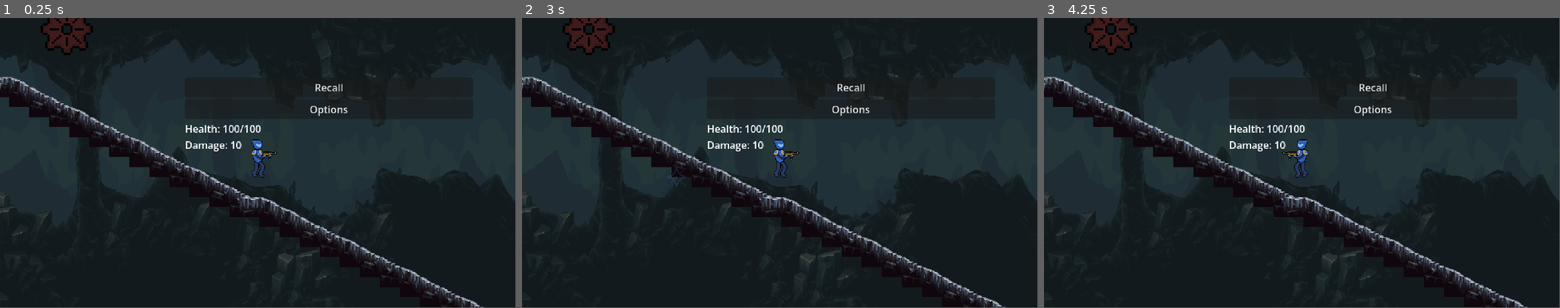
Above: before the commit, frames 1-3 (left to right).
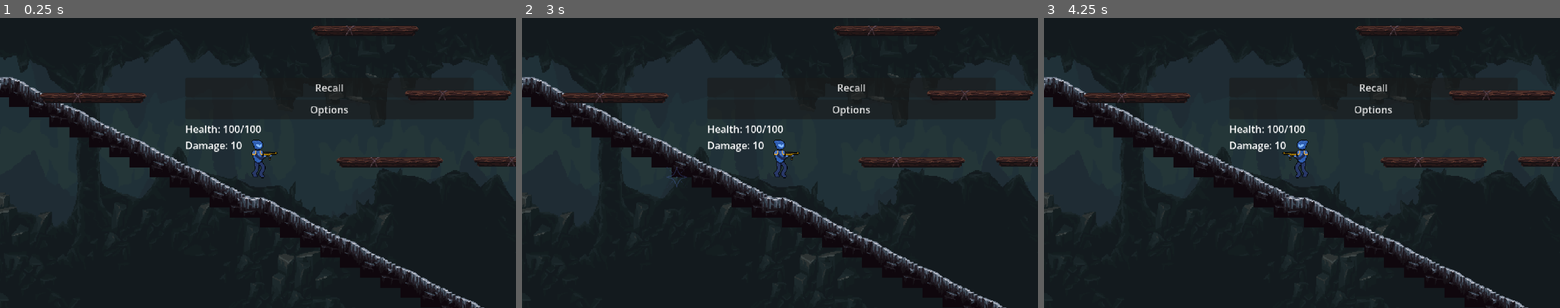
Above: after the commit, the same moments.

Repository: belskyj1985/Spark-2026-Micro-Internship-Game-Dev
Game: Godot game, scene res://game.tscn
Two runs of this game, one before a commit and one after it. Both use one fixed random seed, a clock stepped at 60 frames per second and the inputs below.
Inputs (mouse positions are in pixels of both pictures, inside the frame that each line leads up to):
- Up to frame 1 (0.25 s): no input
- Up to frame 2 (3 s): click "Recall" at 0.5 s; click "Options" at 1.25 s; move the mouse to (893, 148) at 2.02 s; hold W (up) 2.03-2.78 s; hold D (right) from 2.03 s (still down); move the mouse to (676, 177) at 2.77 s; right-click (676, 177) at 2.85 s
- Up to frame 3 (4.25 s): tap W (up) at 3.02, 3.05, 3.32 s; move the mouse to (1353, 99) at 3.52 s; release D (right) at 3.53 s; hold A (left) from 3.53 s (still down); hold W (up) from 3.53 s (still down); click (1353, 99) at 3.6 s
In our replay, the window is 799x449 before the commit and 800x450 after it. These sizes can differ from the game's own. Grey fills any space a smaller window leaves; there, only what the larger window draws over its background counts as a difference.

The runs differ from the first frame. In frame 1, 4.5% of the frame differs, in the area x 0-100%, y 0-100%; in frame 2, 4.5%; in frame 3, 4.5%.

Commit message:
Collapsing Platform

Diff:
--- /dev/null
+++ b/collapse_platform.tscn
@@ -0,0 +1,64 @@
+[gd_scene format=4 uid="uid://bvamr6bquag26"]
+
+[ext_resource type="Script" uid="uid://c2jofc8k5vi1x" path="res://static_body_2d.gd" id="1_dnvn8"]
+[ext_resource type="PackedScene" uid="uid://b7d5rn4or5hc7" path="res://tilemap.tscn" id="2_ja2mh"]
+[ext_resource type="Texture2D" uid="uid://c6x8fytv17cup" path="res://woodenparticle.png" id="3_xsoys"]
+
+[sub_resource type="RectangleShape2D" id="RectangleShape2D_ja2mh"]
+size = Vector2(166, 16.75)
+
+[sub_resource type="RectangleShape2D" id="RectangleShape2D_dnvn8"]
+size = Vector2(167, 7)
+
+[sub_resource type="Gradient" id="Gradient_ja2mh"]
+offsets = PackedFloat32Array(0, 0.3618421, 1)
+colors = PackedColorArray(1, 1, 1, 1, 1, 1, 1, 1, 1, 1, 1, 0)
+
+[node name="CollapsingPlatform" type="StaticBody2D" unique_id=354312780]
+position = Vector2(0, 11)
+collision_layer = 5
+collision_mask = 0
+script = ExtResource("1_dnvn8")
+
+[node name="CollisionShape2D" type="CollisionShape2D" parent="." unique_id=1684387054]
+position = Vector2(-1, -10.625)
+shape = SubResource("RectangleShape2D_ja2mh")
+disabled = true
+
+[node name="Area2D" type="Area2D" parent="." unique_id=1388557990]
+collision_layer = 0
+collision_mask = 10
+
+[node name="scanbox" type="CollisionShape2D" parent="Area2D" unique_id=1062596048]
+position = Vector2(-1, -20)
+shape = SubResource("RectangleShape2D_dnvn8")
+debug_color = Color(0.6631474, 0.3715764, 0, 0.41960785)
+
+[node name="TimerBeforeCollapse" type="Timer" parent="." unique_id=1698286455]
+wait_time = 0.7
+
+[node name="TileMapLayer" parent="." unique_id=1428863558 instance=ExtResource("2_ja2mh")]
+position = Vector2(-185, -83)
+tile_map_data = PackedByteArray("AAAGAAQAAAAvAAMAAAAHAAQAAAAwAAMAAAAIAAQAAAAxAAMAAAAJAAQAAAAyAAMAAAAKAAQAAAAzAAMAAAALAAQAAAA0AAMAAAAMAAQAAAA1AAMAAAANAAQAAAA2AAMAAAAOAAQAAAA3AAMAAAAPAAQAAAA4AAMAAAAQAAQAAAA5AAMAAAA=")
+
+[node name="WoodParticles" type="CPUParticles2D" parent="." unique_id=1621810560]
+position = Vector2(-1, -5)
+emitting = false
+amount = 60
+texture = ExtResource("3_xsoys")
+lifetime = 0.75
+one_shot = true
+explosiveness = 1.0
+randomness = 1.0
+emission_shape = 3
+emission_rect_extents = Vector2(80.04, 1)
+direction = Vector2(0, 0)
+spread = 180.0
+initial_velocity_min = 150.0
+initial_velocity_max = 300.0
+scale_amount_min = 0.4
+scale_amount_max = 0.7
+color_ramp = SubResource("Gradient_ja2mh")
+
+[connection signal="body_entered" from="Area2D" to="." method="_on_area_2d_body_entered"]
+[connection signal="timeout" from="TimerBeforeCollapse" to="." method="_on_timer_before_collapse_timeout"]
--- a/game.tscn
+++ b/game.tscn
@@ -10,6 +10,7 @@
 [ext_resource type="PackedScene" uid="uid://c201kqm66rjry" path="res://pause_menu.tscn" id="8_j5wjh"]
 [ext_resource type="PackedScene" uid="uid://edny0xnsfjdt" path="res://door.tscn" id="9_vef74"]
 [ext_resource type="PackedScene" uid="uid://puhm8pv6ysxi" path="res://vent.tscn" id="10_hve3p"]
+[ext_resource type="PackedScene" uid="uid://bvamr6bquag26" path="res://collapse_platform.tscn" id="11_mfdv2"]
 
 [node name="game" type="Node2D" unique_id=1019333831]
 
@@ -63,17 +64,35 @@
 position = Vector2(185, -122)
 
 [node name="PhysicsGear2" parent="." unique_id=2001270199 instance=ExtResource("7_eow3j")]
-position = Vector2(508, 35)
+position = Vector2(575, -29)
 
 [node name="PhysicsGear3" parent="." unique_id=257537176 instance=ExtResource("7_eow3j")]
-position = Vector2(291, -109)
+position = Vector2(1210, -207)
 
 [node name="door" parent="." unique_id=1307245194 instance=ExtResource("9_vef74")]
 position = Vector2(1706, 664)
 scene = "res://2ndLevelTest.tscn"
 
-[node name="ventbox" parent="." unique_id=2003904496 instance=ExtResource("10_hve3p")]
-position = Vector2(290, 116)
-
 [node name="ventbox2" parent="." unique_id=1524507362 instance=ExtResource("10_hve3p")]
 position = Vector2(1252, 529)
+
+[node name="CollapsingPlatform" parent="." unique_id=354312780 instance=ExtResource("11_mfdv2")]
+position = Vector2(551, 156)
+
+[node name="CollapsingPlatform2" parent="." unique_id=930831211 instance=ExtResource("11_mfdv2")]
+position = Vector2(1024, 259)
+
+[node name="CollapsingPlatform" parent="CollapsingPlatform2" unique_id=450384882 instance=ExtResource("11_mfdv2")]
+position = Vector2(219, -1)
+
+[node name="CollapsingPlatform2" parent="CollapsingPlatform2" unique_id=1709009896 instance=ExtResource("11_mfdv2")]
+position = Vector2(109, -107)
+
+[node name="CollapsingPlatform3" parent="CollapsingPlatform2" unique_id=1360064069 instance=ExtResource("11_mfdv2")]
+position = Vector2(313, -182)
+
+[node name="CollapsingPlatform4" parent="CollapsingPlatform2" unique_id=2052194020 instance=ExtResource("11_mfdv2")]
+position = Vector2(-39, -210)
+
+[node name="CollapsingPlatform5" parent="CollapsingPlatform2" unique_id=653612812 instance=ExtResource("11_mfdv2")]
+position = Vector2(114, -285)
--- a/project.godot
+++ b/project.godot
@@ -22,6 +22,10 @@
 [autoload]
 
 Global="*res://Global.gd"
+
+[display]
+
+window/stretch/mode="viewport"
 
 [input]
 
@@ -77,6 +81,7 @@
 2d_physics/layer_1="world"
 2d_physics/layer_2="player"
 2d_physics/layer_3="enemies"
+2d_physics/layer_4="Gears"
 
 [rendering]
 
--- /dev/null
+++ b/static_body_2d.gd
@@ -0,0 +1,24 @@
+extends StaticBody2D
+
+@onready var wood_particles: CPUParticles2D = $WoodParticles
+@onready var collapsing_platform: StaticBody2D = $"."
+@onready var timer_before_collapse: Timer = $TimerBeforeCollapse
+
+func _on_area_2d_body_entered(body: Node2D) -> void:
+	if body is RigidBody2D:
+		wood_particles.emitting = true
+
+		wood_particles.reparent(get_parent())
+
+		collapsing_platform.queue_free()
+
+	else:
+		timer_before_collapse.start()
+
+
+func _on_timer_before_collapse_timeout() -> void:
+	wood_particles.emitting = true
+
+	wood_particles.reparent(get_parent())
+
+	collapsing_platform.queue_free()
--- a/tilemap.tscn
+++ b/tilemap.tscn
@@ -111,27 +111,38 @@
 36:3/0 = 0
 36:3/0/physics_layer_0/polygon_0/points = PackedVector2Array(-8, -8, 8, -8, 8, 8, -8, 8)
 47:3/0 = 0
-47:3/0/physics_layer_0/polygon_0/points = PackedVector2Array(-5.110326, -8, 8, -8, 8, 8, -5.011403, 8)
+47:3/0/physics_layer_0/polygon_0/points = PackedVector2Array(-8, -8, 8, -8, 8, 8, -8, 8)
+47:3/0/physics_layer_0/polygon_0/one_way = true
 48:3/0 = 0
 48:3/0/physics_layer_0/polygon_0/points = PackedVector2Array(-8, -8, 8, -8, 8, 8, -8, 8)
+48:3/0/physics_layer_0/polygon_0/one_way = true
 49:3/0 = 0
 49:3/0/physics_layer_0/polygon_0/points = PackedVector2Array(-8, -8, 8, -8, 8, 8, -8, 8)
+49:3/0/physics_layer_0/polygon_0/one_way = true
 50:3/0 = 0
 50:3/0/physics_layer_0/polygon_0/points = PackedVector2Array(-8, -8, 8, -8, 8, 8, -8, 8)
+50:3/0/physics_layer_0/polygon_0/one_way = true
 51:3/0 = 0
 51:3/0/physics_layer_0/polygon_0/points = PackedVector2Array(-8, -8, 8, -8, 8, 8, -8, 8)
+51:3/0/physics_layer_0/polygon_0/one_way = true
 52:3/0 = 0
 52:3/0/physics_layer_0/polygon_0/points = PackedVector2Array(-8, -8, 8, -8, 8, 8, -8, 8)
+52:3/0/physics_layer_0/polygon_0/one_way = true
 53:3/0 = 0
 53:3/0/physics_layer_0/polygon_0/points = PackedVector2Array(-8, -8, 8, -8, 8, 8, -8, 8)
+53:3/0/physics_layer_0/polygon_0/one_way = true
 54:3/0 = 0
 54:3/0/physics_layer_0/polygon_0/points = PackedVector2Array(-8, -8, 8, -8, 8, 8, -8, 8)
+54:3/0/physics_layer_0/polygon_0/one_way = true
 55:3/0 = 0
 55:3/0/physics_layer_0/polygon_0/points = PackedVector2Array(-8, -8, 8, -8, 8, 8, -8, 8)
+55:3/0/physics_layer_0/polygon_0/one_way = true
 56:3/0 = 0
 56:3/0/physics_layer_0/polygon_0/points = PackedVector2Array(-8, -8, 8, -8, 8, 8, -8, 8)
+56:3/0/physics_layer_0/polygon_0/one_way = true
 57:3/0 = 0
-57:3/0/physics_layer_0/polygon_0/points = PackedVector2Array(-8, -8, 4.239809, -8, 3.9430428, 8, -8, 8)
+57:3/0/physics_layer_0/polygon_0/points = PackedVector2Array(-8, -8, 8, -8, 8, 8, -8, 8)
+57:3/0/physics_layer_0/polygon_0/one_way = true
 60:3/0 = 0
 61:3/0 = 0
 62:3/0 = 0
@@ -1696,5 +1707,5 @@
 terrain_set_0/terrain_0/color = Color(6.738305e-07, 0.4051399, 0.6437684, 1)
 sources/0 = SubResource("TileSetAtlasSource_nsmjb")
 
-[node name="TileMapLayer" type="TileMapLayer"]
+[node name="TileMapLayer" type="TileMapLayer" unique_id=797873583]
 tile_set = SubResource("TileSet_3qqdj")
Not shown, added: static_body_2d.gd.uid
Not shown: 1 places in tilemap.tscn that only renumber resources
Binary file added: woodenparticle.png
Not shown, added: woodenparticle.png.import
